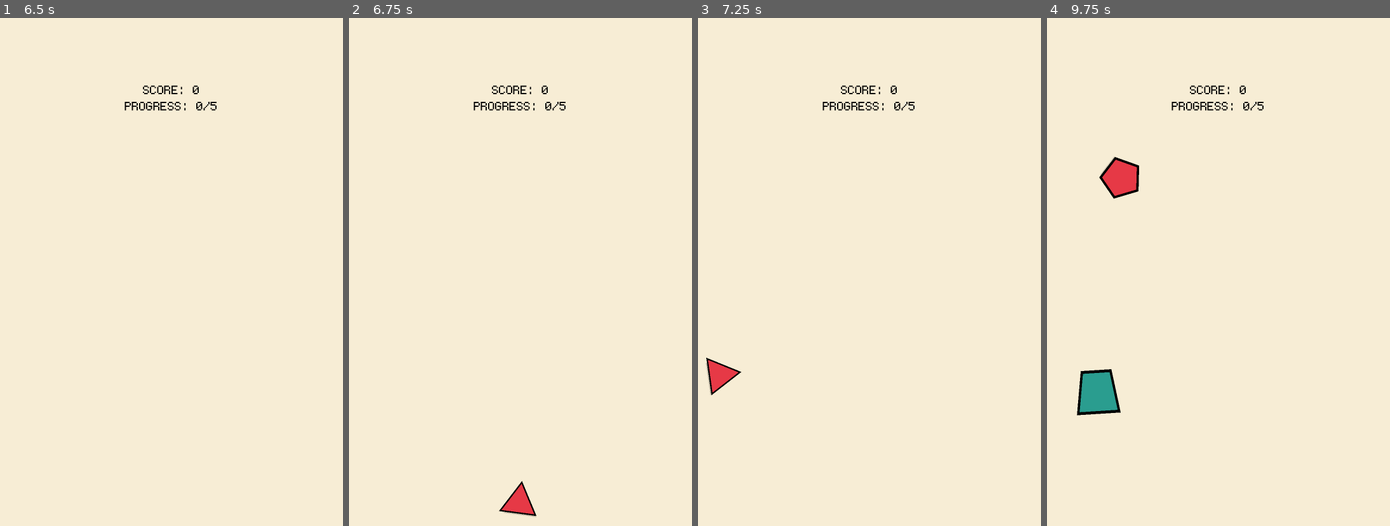
Above: before the commit, frames 1-4 (left to right).
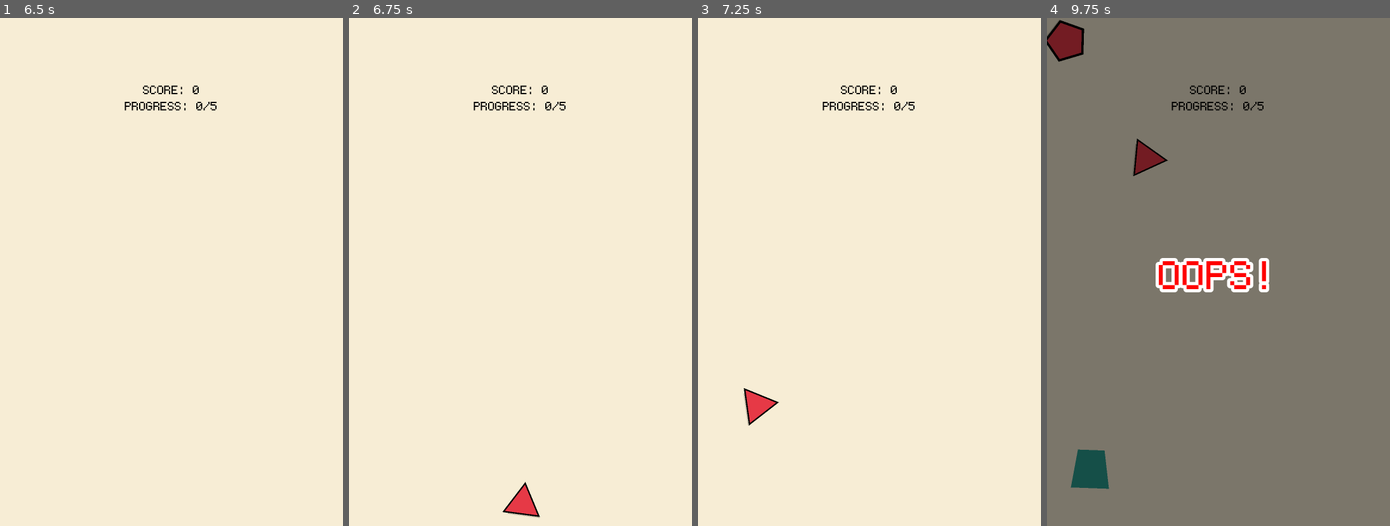
Above: after the commit, the same moments.

Repository: christian759/cut-or-oops
Game: Godot game, scene res://Scenes/splash.tscn
Two runs of this game, one before a commit and one after it. Both use one fixed random seed, a clock stepped at 60 frames per second and the inputs below.
Inputs (mouse positions are in pixels of both pictures, inside the frame that each line leads up to):
- Up to frame 1 (6.5 s): tap Enter at 0.5, 2, 5 s; move the mouse to (246, 246) at 0.52 s; click (246, 246) at 0.67 s; tap Space at 1.25, 2.75, 5.75 s; drag from (102, 297) to (154, 373) at 1.27 s; move the mouse to (205, 160) at 2.02 s; click (205, 160) at 2.17 s; drag from (154, 373) to (68, 195) at 2.77 s; click "START GAME" at 3.5 s; click "SURVIVAL" at 4.25 s; move the mouse to (274, 348) at 5.02 s; click (274, 348) at 5.17 s; drag from (68, 195) to (120, 145) at 5.77 s
- Up to frame 2 (6.75 s): move the mouse to (537, 272) at 6.52 s; click (537, 272) at 6.67 s
- Up to frame 3 (7.25 s): no input
- Up to frame 4 (9.75 s): drag from (1167, 145) to (1149, 297) at 7.27 s; move the mouse to (1293, 246) at 8.02 s; click (1293, 246) at 8.17 s; drag from (1149, 297) to (1095, 434) at 8.77 s; move the mouse to (1252, 160) at 9.52 s; click (1252, 160) at 9.67 s

Frame 1 is identical in both runs. In frame 2, 0.2% of the frame differs, in the area x 43-56%, y 91-99%; in frame 3, 0.8%; in frame 4, 100%, in the area x 0-100%, y 0-100%.

Commit message:
refactor: Improve shape despawning with screen bounds and a fallback timer, and tune spawn forces and velocities.

Diff:
--- a/Scripts/rules.gd
+++ b/Scripts/rules.gd
@@ -25,6 +25,10 @@
 var spawn_timer := 0.0
 var spawn_interval := 1.5
 
+var rush_time_left := 0.0
+var is_rush_mode := false
+var time_label: Label
+
 func _ready():
 	randomize()
 	_ensure_popup_ui()
@@ -79,6 +83,20 @@
 		popup_label.text = "RULES"
 		rule_popup.add_child(popup_label)
 
+	if not has_node("UI/TimeLabel"):
+		time_label = Label.new()
+		time_label.name = "TimeLabel"
+		time_label.set_anchors_and_offsets_preset(Control.PRESET_TOP_RIGHT)
+		time_label.position += Vector2(-20, 20) # Small offset
+		time_label.horizontal_alignment = HORIZONTAL_ALIGNMENT_RIGHT
+		time_label.add_theme_font_size_override("font_size", 40)
+		time_label.add_theme_color_override("font_outline_color", Color.BLACK)
+		time_label.add_theme_constant_override("outline_size", 8)
+		$UI.add_child(time_label)
+		time_label.hide()
+	else:
+		time_label = $UI/TimeLabel
+
 func _show_rule_popup():
 	game_active = false
 	rule_popup.visible = true
@@ -100,11 +118,23 @@
 	rule_popup.visible = false
 	game_active = true
 
+	if Global.current_mode == Global.GameMode.RUSH:
+		is_rush_mode = true
+		rush_time_left = 60.0
+		time_label.show()
+	else:
+		is_rush_mode = false
+		time_label.hide()
+
 func _generate_new_rule():
 	current_rule_type = randi() % 2 as RuleType
 	target_count = randi() % 3 + 3 # 3 to 5
 	current_progress = 0
 
+	if is_rush_mode:
+		# Maybe slightly harder rules in rush?
+		target_count = randi() % 4 + 4 # 4 to 7
+
 	if current_rule_type == RuleType.TYPE_ONLY:
 		target_shape = randi() % 6
 		rule_label.text = "CUT %d %s" % [target_count, _get_shape_name(target_shape)]
@@ -124,6 +154,14 @@
 
 func _process(delta):
 	if game_active:
+		if is_rush_mode:
+			rush_time_left -= delta
+			time_label.text = "TIME: %0.1f" % rush_time_left
+			if rush_time_left <= 0:
+				rush_time_left = 0
+				_trigger_game_over("TIME UP!")
+				return
+
 		spawn_timer += delta
 		if spawn_timer >= spawn_interval:
 			spawn_timer = 0.0
@@ -183,7 +221,7 @@
 		else:
 			angle += PI/10
 
-		var force = randf_range(900, 1300)
+		var force = randf_range(700, 1000)
 		var vel = Vector2(0, -1).rotated(angle) * force
 		var rot = randf_range(-200, 200)
 		s.setup(Vector2(start_x, start_y), vel, rot, true)
@@ -193,7 +231,7 @@
 			randf_range(100, screen.y - 100)
 		)
 		var angle = randf() * TAU
-		var vel = Vector2(cos(angle), sin(angle)) * randf_range(150, 300)
+		var vel = Vector2(cos(angle), sin(angle)) * randf_range(100, 200)
 		var rot = randf_range(-100, 100)
 		s.setup(start_pos, vel, rot, false)
 
@@ -221,18 +259,37 @@
 	if is_correct:
 		current_progress += 1
 		score += 10
+		if is_rush_mode:
+			rush_time_left += 2.0 # Correct cut bonus
+
 		_update_score_ui()
 		if current_progress >= target_count:
+			if is_rush_mode:
+				rush_time_left += 10.0 # Rule completion bonus
 			_generate_new_rule()
 	else:
-		_trigger_oops()
+		if is_rush_mode:
+			# Penalty instead of instant game over
+			rush_time_left -= 5.0
+			score = max(0, score - 5)
+			_update_score_ui()
+			_shake_screen() # Visual feedback
+		else:
+			_trigger_game_over("OOPS!")
+
+func _shake_screen():
+	var tween = create_tween()
+	tween.tween_property(self, "position", Vector2(10, 10), 0.05)
+	tween.tween_property(self, "position", Vector2(-10, -10), 0.05)
+	tween.tween_property(self, "position", Vector2(0, 0), 0.05)
 
 func _update_score_ui():
 	score_label.text = "SCORE: %d\nPROGRESS: %d/%d" % [score, current_progress, target_count]
 
-func _trigger_oops():
+func _trigger_game_over(message: String):
 	game_active = false
 	oops_overlay.visible = true
+	oops_label.text = message
 
 	var tween = create_tween()
 	oops_label.scale = Vector2.ZERO
--- a/Scripts/shape.gd
+++ b/Scripts/shape.gd
@@ -29,6 +29,9 @@
 func _ready():
 	_setup_shadow()
 	_set_random_shape()
+
+	# Fallback cleanup timer
+	get_tree().create_timer(5.0).timeout.connect(queue_free)
 
 func _setup_shadow():
 	shadow.name = "Shadow"
@@ -85,6 +88,11 @@
 	rotation += deg_to_rad(rotation_speed) * delta
 
 	var screen := get_viewport_rect().size
+	var despawn_margin := 200.0
+
+	if position.y > screen.y + despawn_margin or position.y < -despawn_margin or \
+	   position.x > screen.x + despawn_margin or position.x < -despawn_margin:
+		queue_free()
 
 	# Bounce logic for home screen
 	if position.x <= radius:
@@ -100,9 +108,6 @@
 	elif position.y >= screen.y - radius:
 		position.y = screen.y - radius
 		velocity.y *= -1
-
-	await get_tree().create_timer(2.0).timeout
-	queue_free()
 
 func cut_shape(line_start: Vector2, line_end: Vector2):
 	if is_cut: return
@@ -170,8 +175,3 @@
 	if left_poly.size() >= 3: result.append(left_poly)
 	if right_poly.size() >= 3: result.append(right_poly)
 	return result
-
-
-func _on_timer_timeout() -> void:
-	print("time's up")
-	queue_free()
